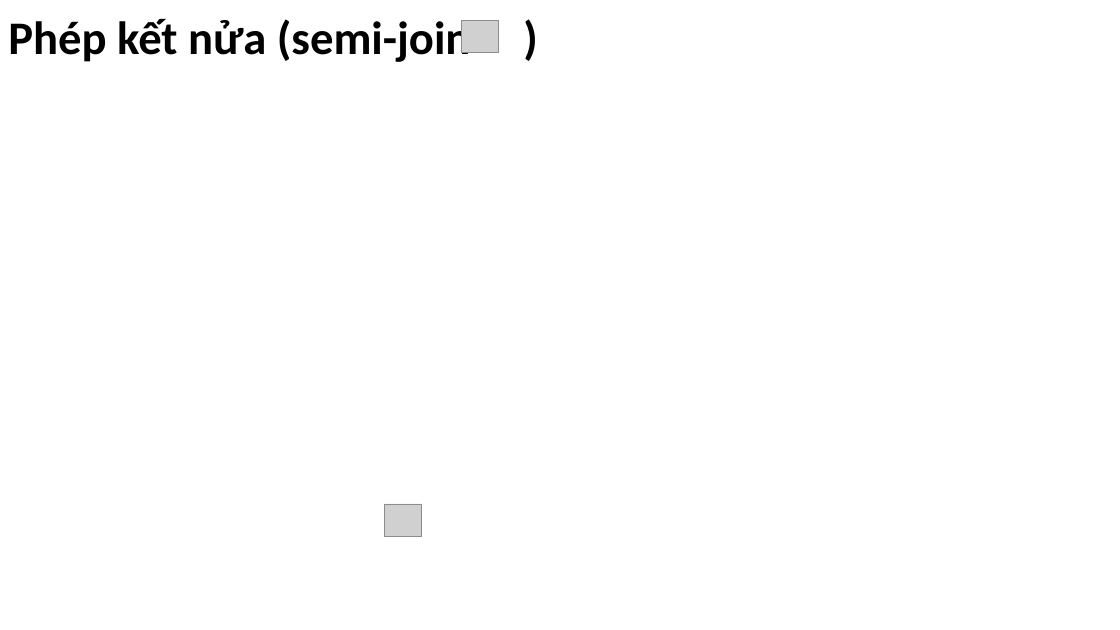
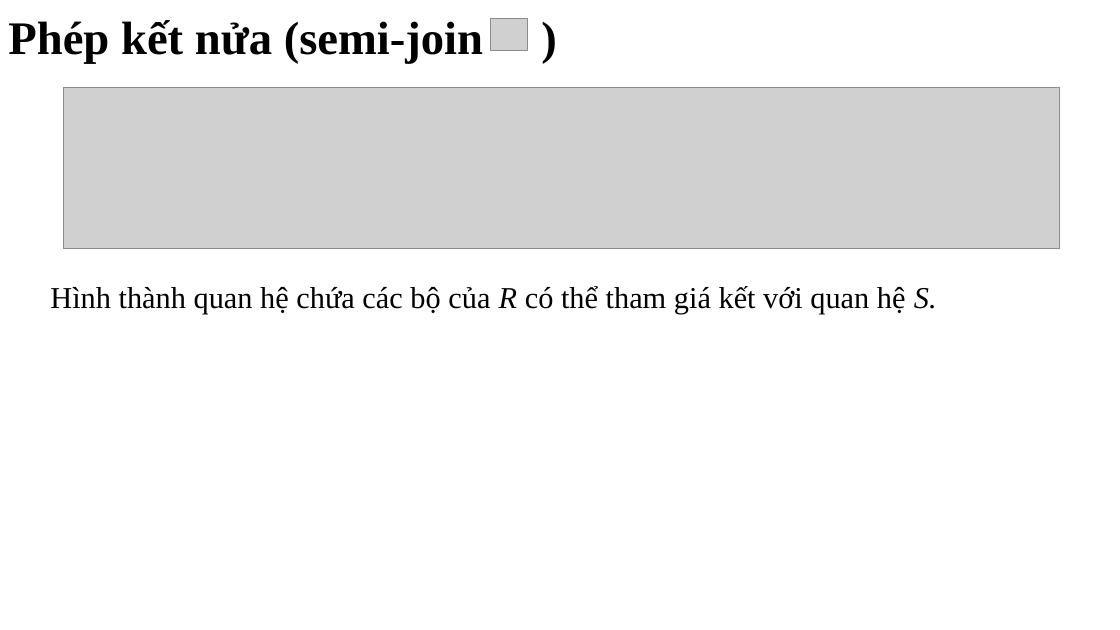
Before and after one commit to NghiLamPhuc/CSDLPT_HK2_20_21, a slide deck: slide 30 of ThuyetTrinh20/Chapter2_2_1_3.pptx. Drawn at 1120x630 pixels with LibreOffice and Linux fonts; fonts in the diff are those of the drawing; grey boxes stand for pictures; background and template pictures are left out. Boxes give left, top, right and bottom in pixels: in the first picture for what was removed or moved away, otherwise in the second. Text is boxed around its words. In the diff, an @@ line names an element or a change of style, - is before the commit and + after.

```diff
--- a/ThuyetTrinh20/Chapter2_2_1_3.pptx
+++ b/ThuyetTrinh20/Chapter2_2_1_3.pptx
@@ text "Phép kết nửa (semi-join )" at (x1=8, y1=20, x2=483, y2=64): font Calibri to Times New Roman @@
@@ picture moved from (x1=461, y1=20, x2=498, y2=52) to (x1=491, y1=18, x2=528, y2=50) @@
@@ picture resized from (x1=385, y1=504, x2=422, y2=536) to (x1=64, y1=87, x2=1060, y2=249) @@
@@ text added at (x1=50, y1=286, x2=937, y2=315), 26 pt, text #000000 @@
+  Hình thành quan hệ chứa các bộ của R có thể tham giá kết với quan hệ S.
```
Also in this commit, not shown: 24 other slides changed, 11 slides added, 4 slides removed.
